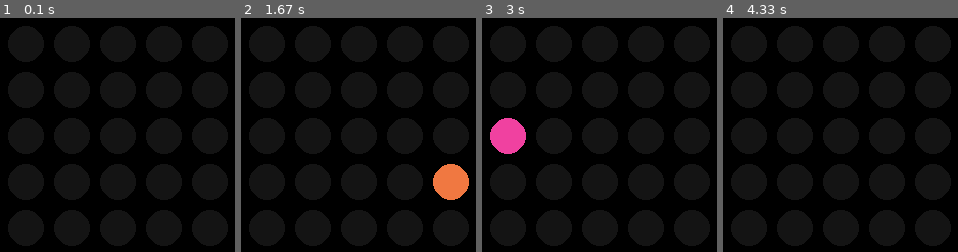
Above: before the commit, frames 1-4 (left to right).
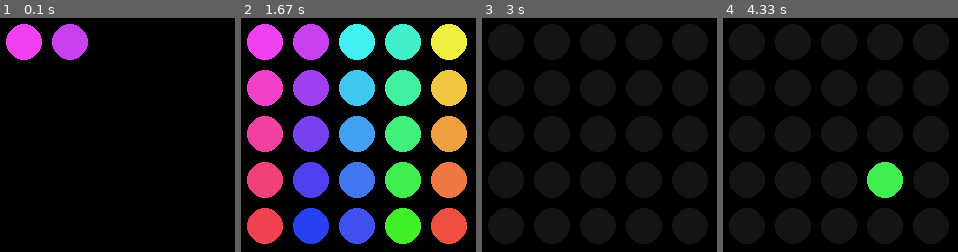
Above: after the commit, the same moments.

Repository: alvansga/my-py-game
Game: pygame game, started from patternity.py
Same seed, same stepped clock (60 frames per second), same inputs: the game is played once before the commit and once after it.
Inputs:
- Up to frame 1 (0.1 s): no input
- Up to frame 2 (1.67 s): no input
- Up to frame 3 (3 s): no input
- Up to frame 4 (4.33 s): no input

The runs differ from the first frame. In frame 1, 3.6% of the frame differs, in the area x 2-38%, y 2-18%; in frame 2, 44%, in the area x 2-98%, y 2-97%; in frame 3, 1.8%; in frame 4, 1.8%.

Commit message:
level 1 finish

Diff:
--- a/patternity.py
+++ b/patternity.py
@@ -86,15 +86,21 @@
     DISPLAYSURF = pygame.display.set_mode((WIDTHWINDOW,HEIGHTWINDOW))
     pygame.display.set_caption('Light It Up')
 
-    # animasimulai()
-    # pygame.time.wait(1000)
+    animasimulai()
+    pygame.time.wait(1000)
 
     # #level 1
-    # refreshlampu()
-    # pygame.display.update()
-    # pygame.time.wait(1000)
-    lamp=animasilevel1()
-
+    lamp = initlampu()
+    refreshlampu(lamp)
+    pygame.display.update()
+    pygame.time.wait(1000)
+    jumlahlamp=[(0,0),(0,0),(0,0)]
+
+    jumlahlamp=animasilevel1(jumlahlamp)
+    pointerjumlahlamp = 0
+
+    print(lamp)
+    print(jumlahlamp)
     xmouse = 0
     ymouse = 0
     prevselect = (None,None)
@@ -104,7 +110,7 @@
     while True:
         mouseklik = False
         mouserelease = False
-        refreshlampu()
+        refreshlampu(lamp)
         for event in pygame.event.get():
             if event.type == QUIT or (event.type == KEYUP and event.key == K_ESCAPE):
                 pygame.quit()
@@ -129,8 +135,26 @@
                 xmouse, ymouse = event.pos
 
         boxx,boxy = sentuhLampMati(xmouse,ymouse)
-        if boxx != None and boxy != None:
-            buatcincin(boxx,boxy)
+        if win == True:
+            lamp = initlampu()
+            animasimulai()
+            animasimati()
+        else:
+            if boxx != None and boxy != None:
+                if lamp[boxx][boxy] != True:
+                    buatcincin(boxx,boxy)
+                if mouserelease == True:
+                    if boxx == jumlahlamp[pointerjumlahlamp][0] and boxy == jumlahlamp[pointerjumlahlamp][1]:
+                        print("urutan 1 nyala")
+                        lamp[boxx][boxy] = True
+                        pointerjumlahlamp += 1
+                        if pointerjumlahlamp == len(jumlahlamp):
+                            win = True
+                            print("menang")
+                    else:
+                        lamp = initlampu()
+                        pointerjumlahlamp = 0
+
         pygame.display.update()
         FPSCLOCK.tick(FPS)
 
@@ -142,15 +166,15 @@
 def buatlampu(nyala,boxx,boxy):
     left,top = lefttopkoordinatbox(boxx,boxy)
     if nyala == 1:
-        pygame.draw.circle(DISPLAYSURF,urutanwarna[boxx][boxy],(left+LAMPRADIUS+2,top+LAMPRADIUS+2),LAMPRADIUS)
-        # pygame.draw.circle(DISPLAYSURF,LINE12,(left+LAMPRADIUS,top+LAMPRADIUS),LAMPRADIUS)
+        # pygame.draw.circle(DISPLAYSURF,urutanwarna[boxx][boxy],(left+LAMPRADIUS+2,top+LAMPRADIUS+2),LAMPRADIUS)
+        pygame.draw.circle(DISPLAYSURF,urutanwarna[boxx][boxy],(left+LAMPRADIUS,top+LAMPRADIUS),LAMPRADIUS)
     else:
-        pygame.draw.circle(DISPLAYSURF,ABU2_1,(left+LAMPRADIUS+2,top+LAMPRADIUS+2),LAMPRADIUS)
-        # pygame.draw.circle(DISPLAYSURF,ABU2_1,(left+LAMPRADIUS,top+LAMPRADIUS),LAMPRADIUS)
+        # pygame.draw.circle(DISPLAYSURF,ABU2_1,(left+LAMPRADIUS+2,top+LAMPRADIUS+2),LAMPRADIUS)
+        pygame.draw.circle(DISPLAYSURF,ABU2_1,(left+LAMPRADIUS,top+LAMPRADIUS),LAMPRADIUS)
 
 def buatcincin(boxx,boxy):
     left,top = lefttopkoordinatbox(boxx,boxy)
-    pygame.draw.circle(DISPLAYSURF,PUTIH,(left+LAMPRADIUS,top+LAMPRADIUS),LAMPRADIUS+3,3)
+    pygame.draw.circle(DISPLAYSURF,PUTIH,(left+LAMPRADIUS,top+LAMPRADIUS),LAMPRADIUS+2,3)
 
 def sentuhLampMati(x,y):
     for boxx in range(WIDTHBOARD):
@@ -161,11 +185,20 @@
                 return (boxx,boxy)
     return (None,None)
 
-def refreshlampu():
+def initlampu():
+    lamp = []
+    for i in range(WIDTHBOARD):
+        lamp.append([False] * HEIGHTBOARD)
+    return lamp
+
+def refreshlampu(lamp):
     DISPLAYSURF.fill(BGCOLOR1)
     for i in range(WIDTHBOARD):
         for j in range(HEIGHTBOARD):
-            buatlampu(MATI,i,j)
+            if lamp[i][j] == False:
+                buatlampu(MATI,i,j)
+            else:
+                buatlampu(NYALA,i,j)
 
 def animasimulai():
     for i in range(WIDTHBOARD):
@@ -174,15 +207,38 @@
             pygame.display.update()
             pygame.time.wait(50)
 
-def animasilevel1():
-    for count in range(3):
-        refreshlampu()
+def animasimati():
+    for i in range(WIDTHBOARD):
+        for j in range(HEIGHTBOARD):
+            buatlampu(MATI,j,i)
+            pygame.display.update()
+            pygame.time.wait(50)
+
+def animasilevel1(jumlahlamplist):
+    lamp = initlampu()
+    lebar=[]
+    tinggi=[]
+
+    for i in range(WIDTHBOARD):
+        lebar.append(i)
+    for i in range(HEIGHTBOARD):
+        tinggi.append(i)
+
+    for count in range(len(jumlahlamplist)):
+        refreshlampu(lamp)
         pygame.display.update()
         pygame.time.wait(100)
 
-        buatlampu(NYALA,random.choice(range(WIDTHBOARD)),random.choice(range(HEIGHTBOARD)))
+        kolom = random.choice(lebar)
+        lebar.remove(kolom)
+        baris = random.choice(tinggi)
+        tinggi.remove(baris)
+
+        jumlahlamplist[count] = (kolom,baris)
+        buatlampu(NYALA,kolom,baris)
         pygame.display.update()
         pygame.time.wait(1000)
+    return jumlahlamplist
 
 if __name__ == '__main__':
     main()
